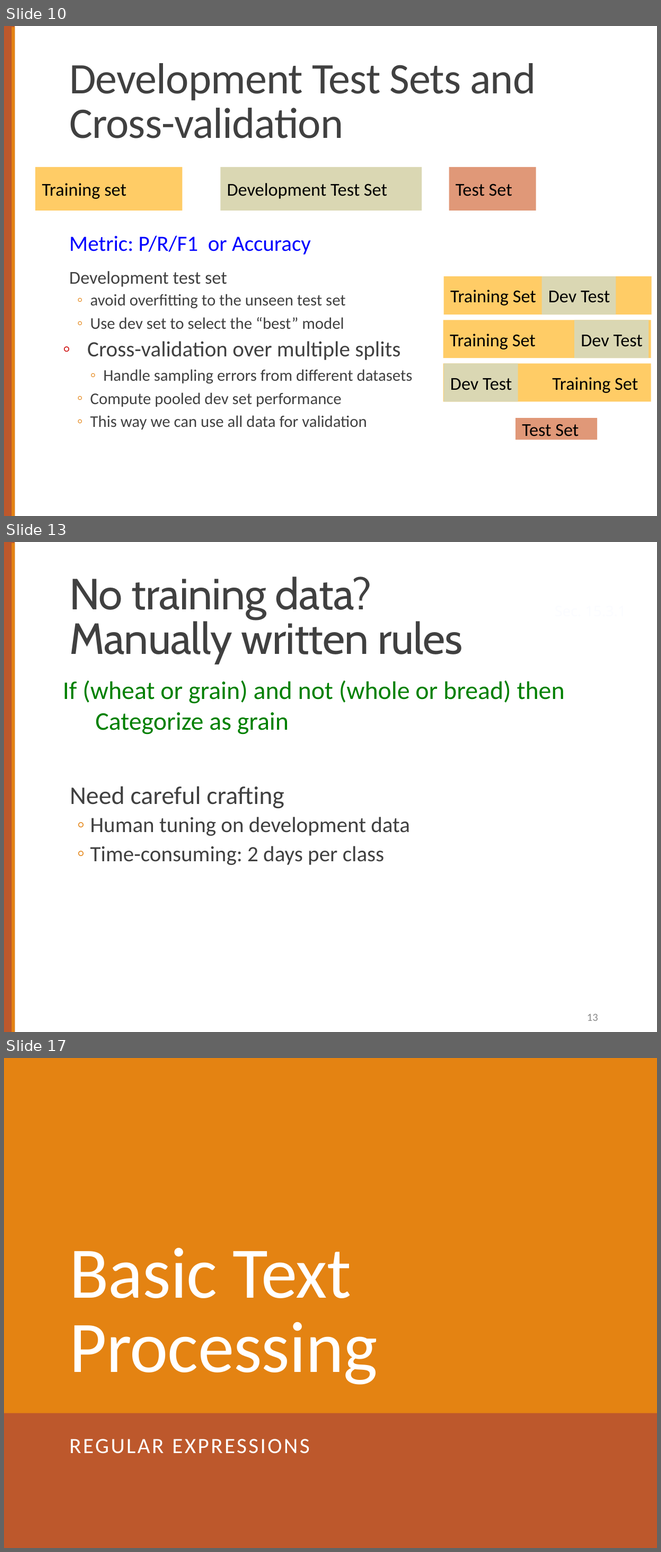
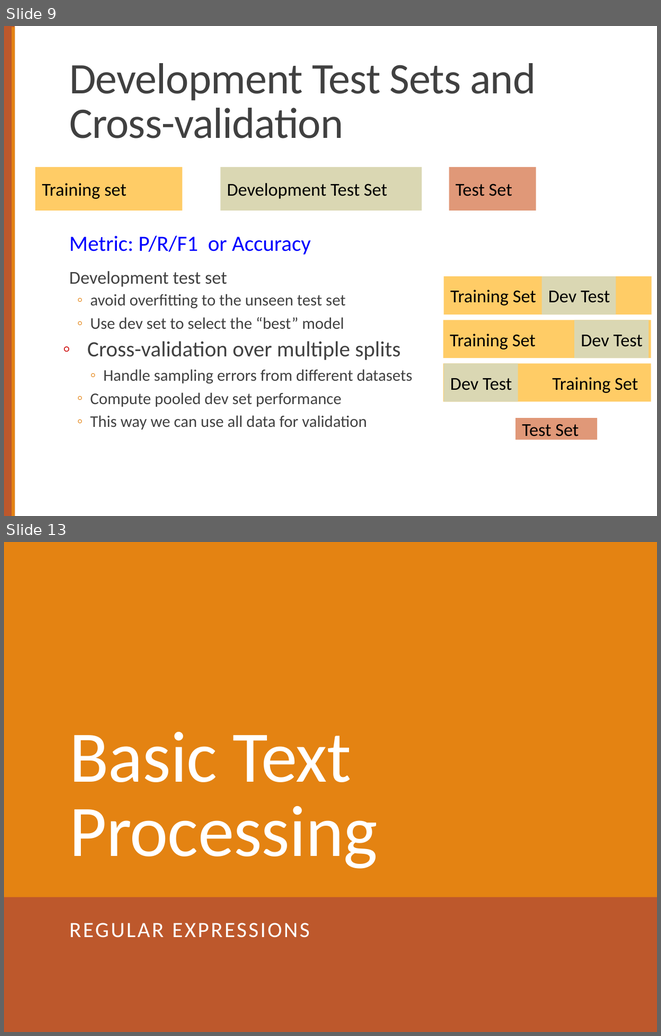
Before and after one commit to computational-linguistics-class/computational-linguistics-class.github.io, a slide deck: slides/02-text-processing.pptx. Shown one above the other, each under a label of ours: slides 10, 13 and 17 before the commit, slides 9 and 13 after it; the slides between them are not shown. The pictures are 661x1552 and 661x1036 pixels, drawn with LibreOffice and Linux fonts; fonts in the diff are those of the drawing. Boxes give left, top, right and bottom in pixels: in the first picture for what was removed or moved away, otherwise in the second. Text is boxed around its words. In the diff, an @@ line names an element or a change of style, - is before the commit and + after.

```diff
--- a/slides/02-text-processing.pptx
+++ b/slides/02-text-processing.pptx
@@ slide 13 removed at box(4, 542, 657, 1032), background #FFFFFF; not listed: 2 template elements that a slide beside it also shows @@
@@ title removed at box(69, 576, 463, 663) @@
-No training data?
-Manually written rules
@@ text removed at box(63, 680, 565, 865) @@
-If (wheat or grain) and not (whole or bread) then
-  Categorize as grain
-  Need careful crafting
-  ◦ Human tuning on development data
-  ◦ Time-consuming: 2 days per class
@@ page number removed at box(587, 1014, 598, 1021) @@
-13
@@ what was slide 10 is now slide 9 @@
@@ what was slide 17 is now slide 13 @@
```
Also in this commit, not shown: 9 slides changed, 3 slides added, 6 other slides removed, 1 other file.
